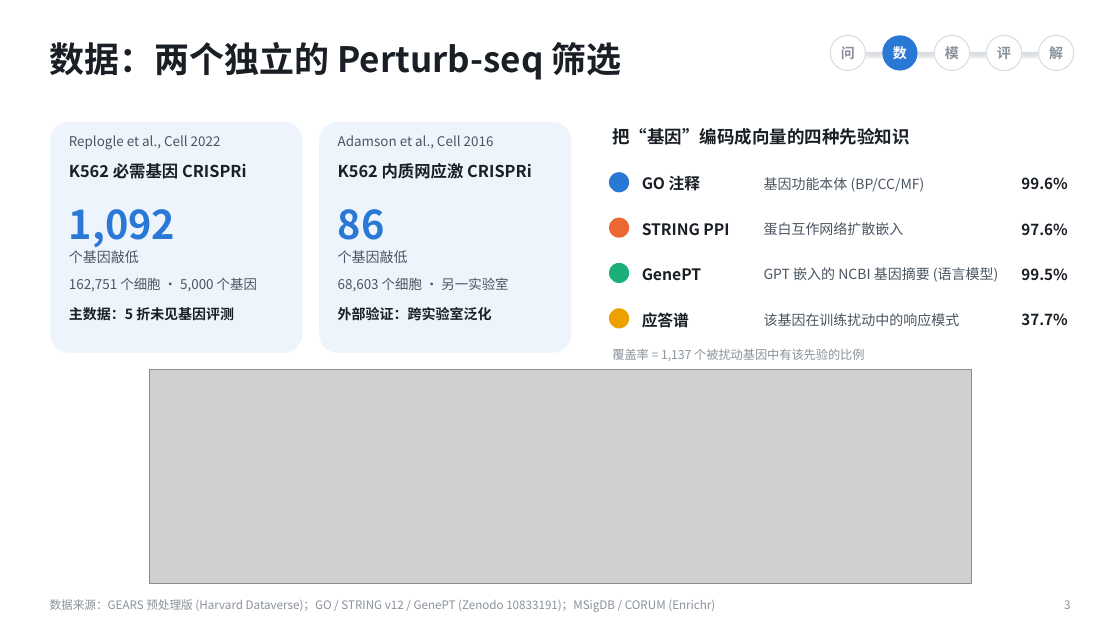
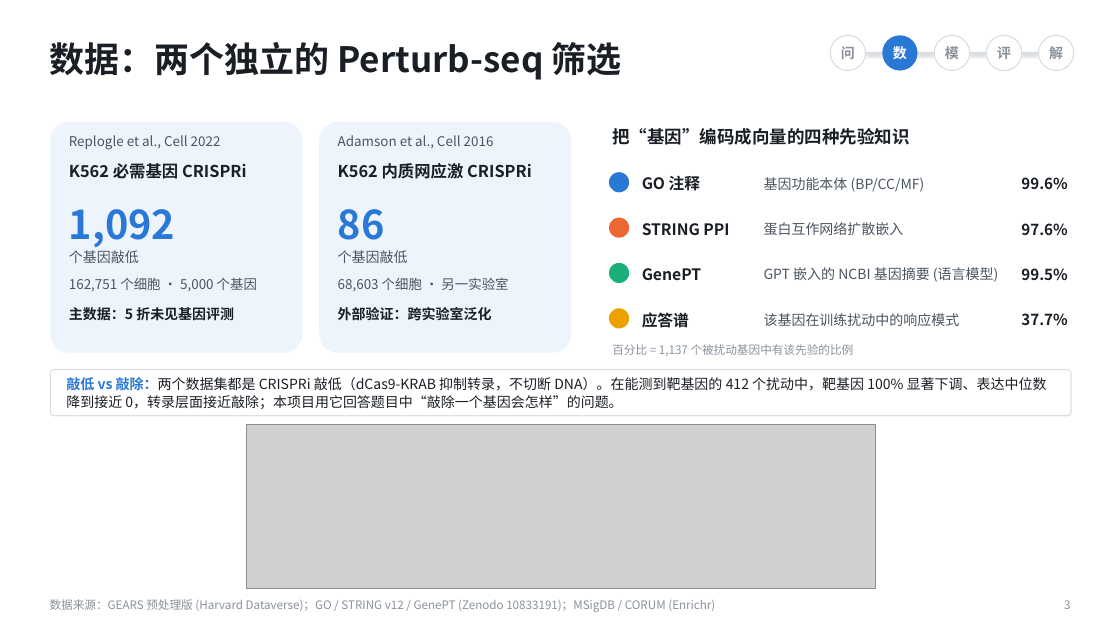
Before and after one commit to GuTianshuo/VirtualCell-Perturb, a slide deck: slide 3 of docs/VirtualCell-Perturb_汇报.pptx. Drawn at 1120x630 pixels with LibreOffice and Linux fonts; fonts in the diff are those of the drawing; grey boxes stand for pictures. Boxes give left, top, right and bottom in pixels: in the first picture for what was removed or moved away, otherwise in the second. Text is boxed around its words. In the diff, an @@ line names an element or a change of style, - is before the commit and + after.

Commit message:
Round-2 review: leak-free flow evaluation (fold-specific PCA), 3 CV splits, DEG-direction and representation analyses, reliability rating, unit tests + CI, report PDF, 16-slide deck (~9.5 min)

```diff
--- a/docs/VirtualCell-Perturb_汇报.pptx
+++ b/docs/VirtualCell-Perturb_汇报.pptx
@@ text at bbox=[612, 344, 854, 356]: text changed; size 10.5 to 10 pt @@
-覆盖率 = 1,137 个被扰动基因中有该先验的比例
+百分比 = 1,137 个被扰动基因中有该先验的比例
@@ rounded rectangle added at bbox=[50, 370, 1071, 416], fill #FFFFFF, outline #D9DFE6 1 pt @@
@@ text added at bbox=[66, 376, 1047, 409], 12 pt, text #1A1F26 @@
+敲低 vs 敲除：两个数据集都是 CRISPRi 敲低（dCas9-KRAB 抑制转录，不切断 DNA）。在能测到靶基因的 412 个扰动中，靶基因 100% 显著下调、表达中位数降到接近 0，转录层面接近敲除；本项目用它回答题目中“敲除一个基因会怎样”的问题。
@@ picture: place and size @@
-picture at bbox=[150, 370, 972, 584]
+picture at bbox=[246, 424, 875, 588]
```
Also in this commit, not shown: 11 other slides changed, 1 slide added, 51 other files.
